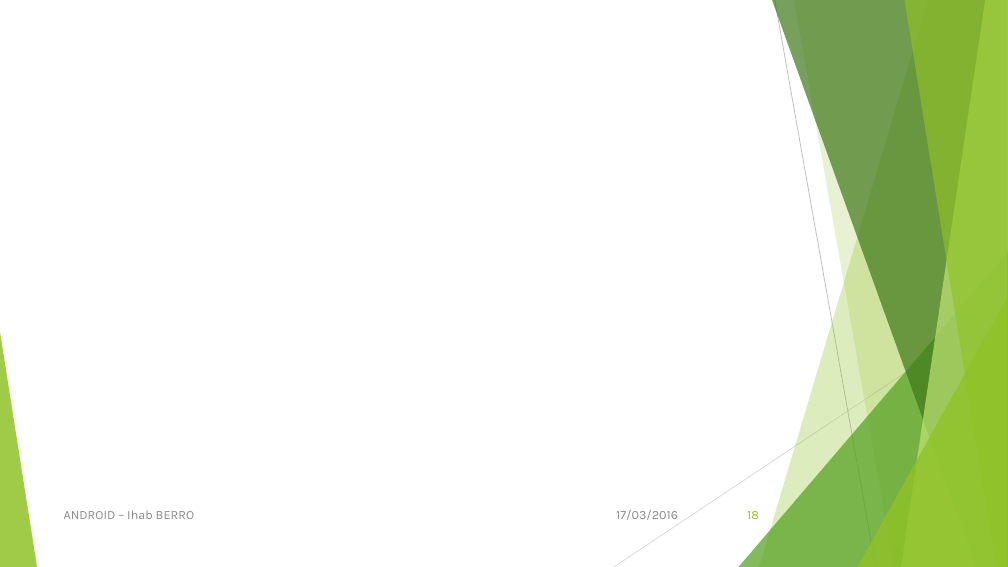
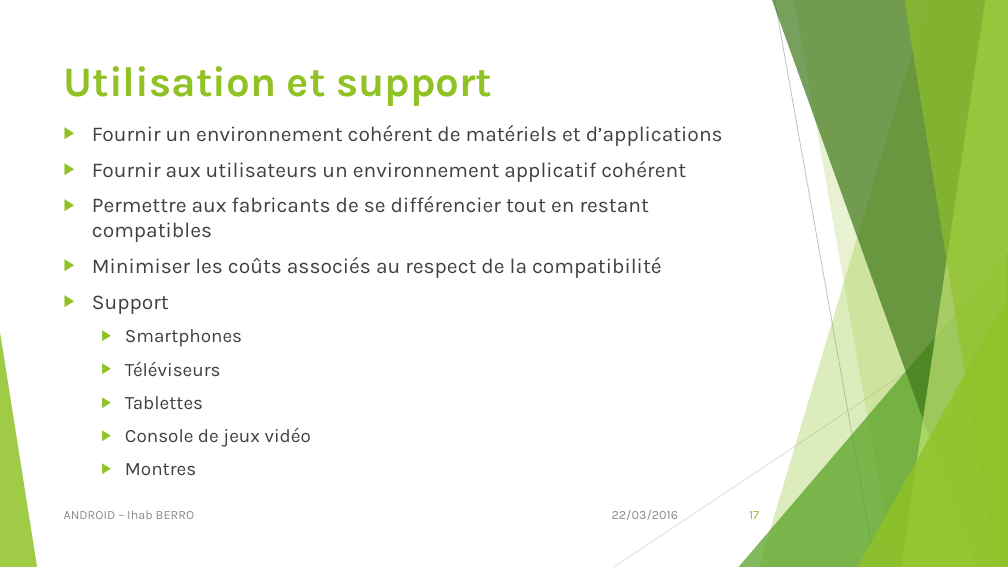
Before and after one commit to iberro/SMB214, a slide deck: slide 17 of Android.pptx (slide 18 before the commit). Drawn at 1008x567 pixels with LibreOffice and Linux fonts; fonts in the diff are those of the drawing. Boxes give left, top, right and bottom in pixels: in the first picture for what was removed or moved away, otherwise in the second. Text is boxed around its words. In the diff, an @@ line names an element or a change of style, - is before the commit and + after.

```diff
--- a/Android.pptx
+++ b/Android.pptx
@@ title added at box(64, 66, 492, 106), 40 pt, text #90C226, bold @@
+Utilisation et support
@@ text added at box(92, 125, 723, 475), 20 pt, text #404040 @@
+▶ Fournir un environnement cohérent de matériels et d’applications
+▶ Fournir aux utilisateurs un environnement applicatif cohérent
+▶ Permettre aux fabricants de se différencier tout en restant compatibles
+▶ Minimiser les coûts associés au respect de la compatibilité
+▶ Support
+  ▶ Smartphones
+  ▶ Téléviseurs
+  ▶ Tablettes
+  ▶ Console de jeux vidéo
+  ▶ Montres
@@ text at box(612, 510, 678, 520): text changed @@
-17/03/2016
+22/03/2016
@@ page number at box(749, 511, 759, 519): text changed @@
-18
+17
```
Also in this commit, not shown: 18 other slides changed, 1 slide added, 1 slide removed.
